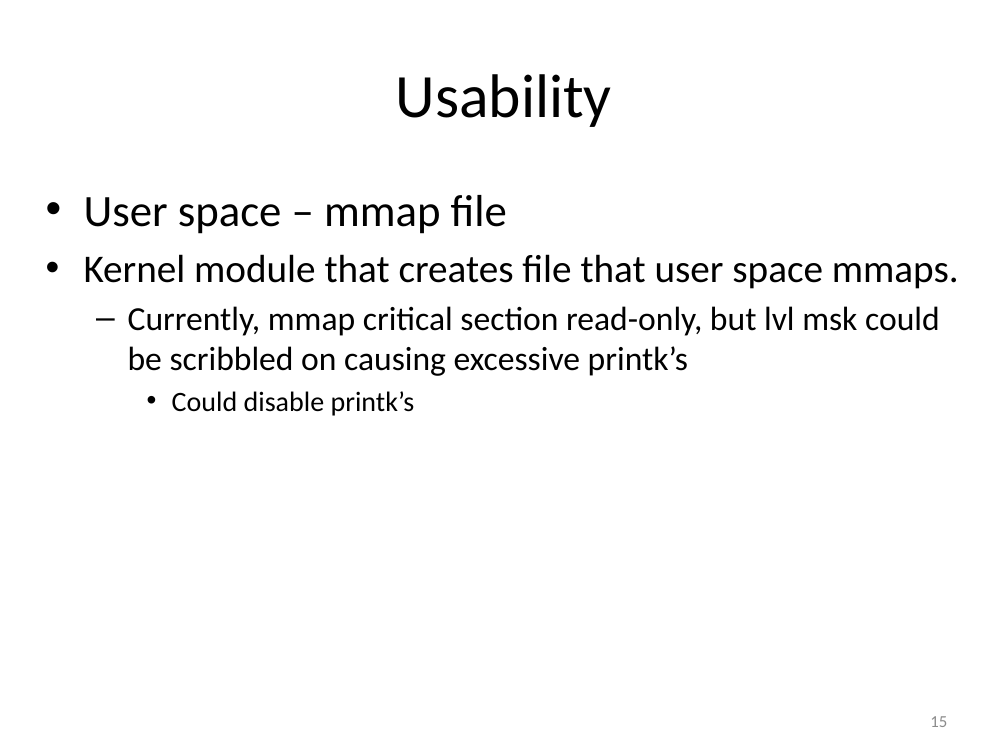
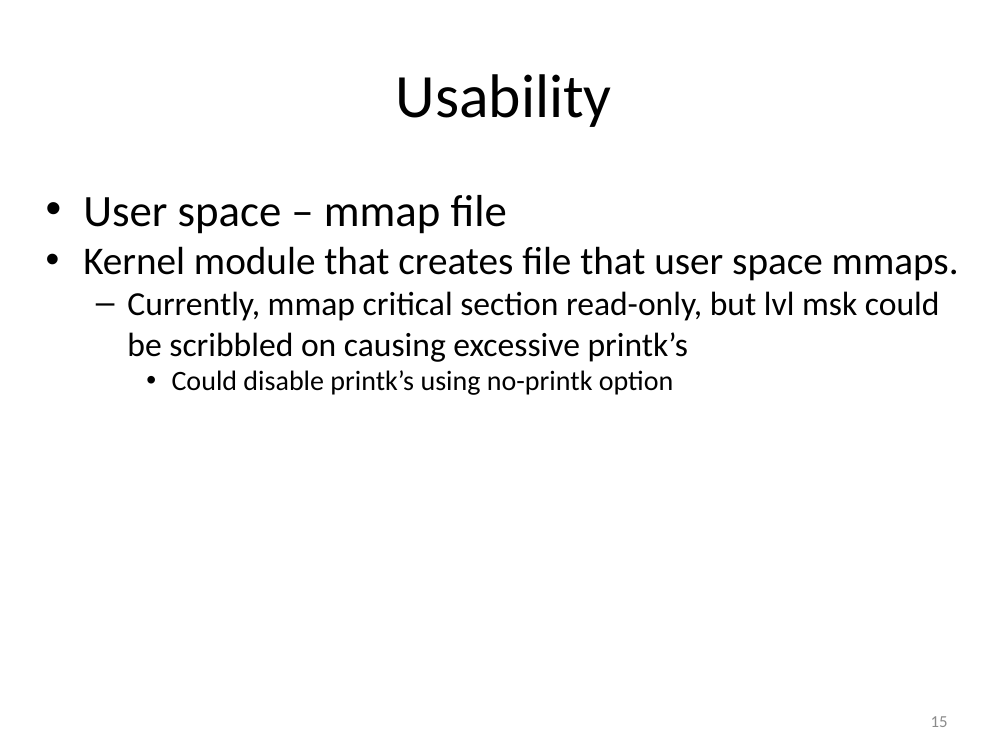
Before and after one commit to art-daq/trace, a slide deck: slide 15 of doc/trace.pptx. Drawn at 1008x756 pixels with LibreOffice and Linux fonts; fonts in the diff are those of the drawing. Boxes give left, top, right and bottom in pixels: in the first picture for what was removed or moved away, otherwise in the second. Text is boxed around its words. In the diff, an @@ line names an element or a change of style, - is before the commit and + after.

```diff
--- a/doc/trace.pptx
+++ b/doc/trace.pptx
@@ text at <box>83,195,959,362</box>: indent changed; less space between paragraphs @@
@@ text at <box>172,370,674,395</box>: text changed @@
-    • Could disable printk’s
+    • Could disable printk’s using no-printk option
```
Also in this commit, not shown: 14 other slides changed, 30 other files.
